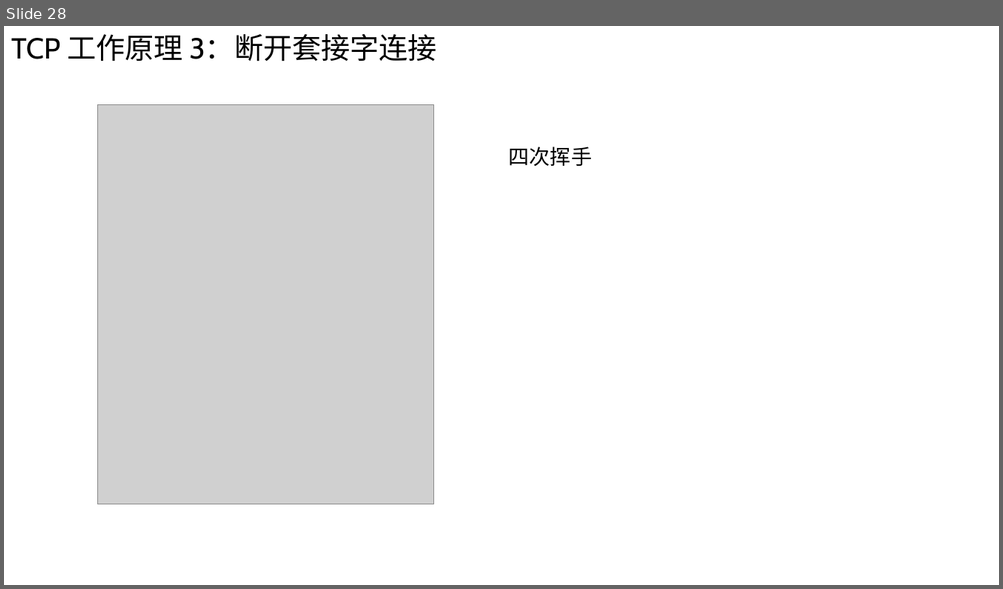
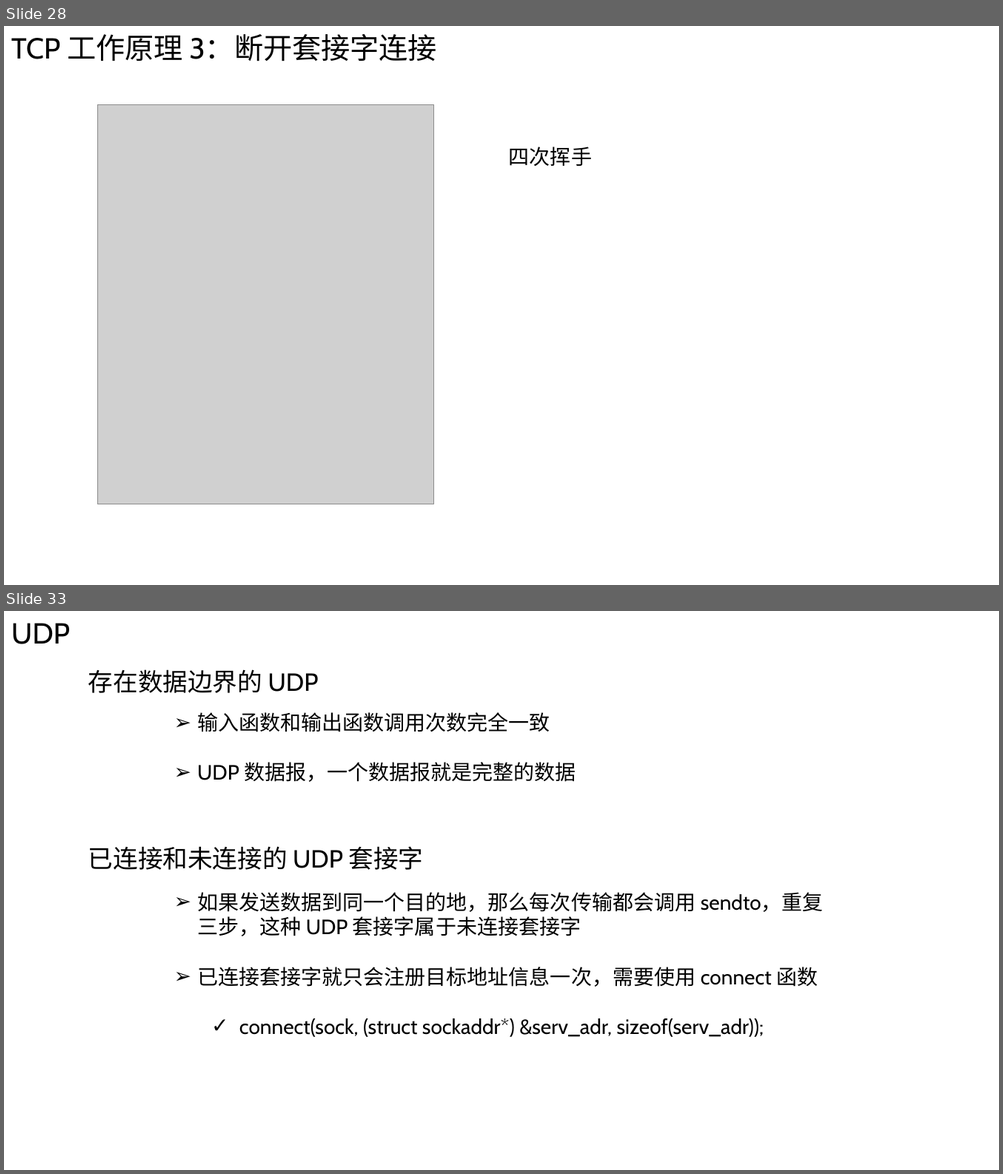
Before and after one commit to Chao200/TCP-IP-Network-Programming, a slide deck: TCP:IP 网络编程.pptx. Shown one above the other, each under a label of ours: slide 28 before the commit, slides 28 and 33 after it; the slides between them are not shown. The pictures are 1003x589 and 1003x1174 pixels, drawn with LibreOffice and Linux fonts; fonts in the diff are those of the drawing; grey boxes stand for pictures. Boxes give left, top, right and bottom in pixels: in the first picture for what was removed or moved away, otherwise in the second. Text is boxed around its words. In the diff, an @@ line names an element or a change of style, - is before the commit and + after.

Commit message:
add PPT

```diff
--- a/TCP:IP 网络编程.pptx
+++ b/TCP:IP 网络编程.pptx
@@ slide 33 added at (x1=4, y1=611, x2=999, y2=1170), background #FFFFFF @@
@@ text added at (x1=11, y1=623, x2=70, y2=644), 28 pt, text #000000 @@
+UDP
@@ text added at (x1=88, y1=669, x2=318, y2=693), 24 pt, text #000000 @@
+存在数据边界的 UDP
@@ text added at (x1=197, y1=712, x2=576, y2=782), 20 pt, text #000000 @@
+➢ 输入函数和输出函数调用次数完全一致
+➢ UDP 数据报，一个数据报就是完整的数据
@@ text added at (x1=88, y1=846, x2=424, y2=870), 24 pt, text #000000 @@
+已连接和未连接的 UDP 套接字
@@ text added at (x1=197, y1=892, x2=823, y2=1037), 20 pt, text #000000 @@
+➢ 如果发送数据到同一个目的地，那么每次传输都会调用 sendto，重复三步，这种 UDP 套接字属于未连接套接字
+➢ 已连接套接字就只会注册目标地址信息一次，需要使用 connect 函数
+  ✓ connect(sock, (struct sockaddr*) &serv_adr, sizeof(serv_adr));
```
Also in this commit, not shown: 4 other slides added, 3 slides removed.
